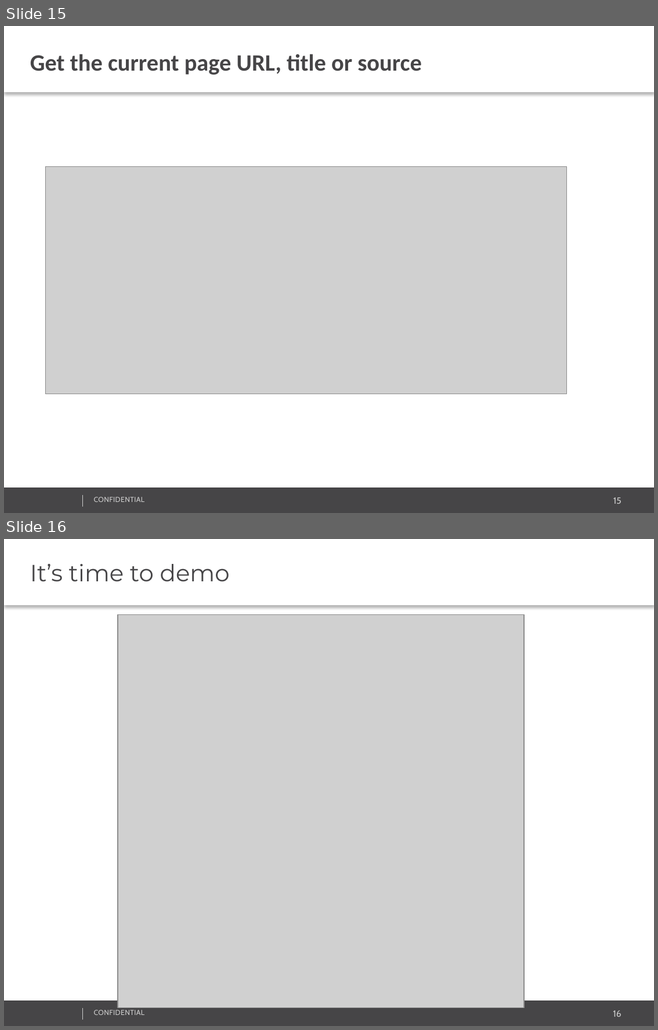
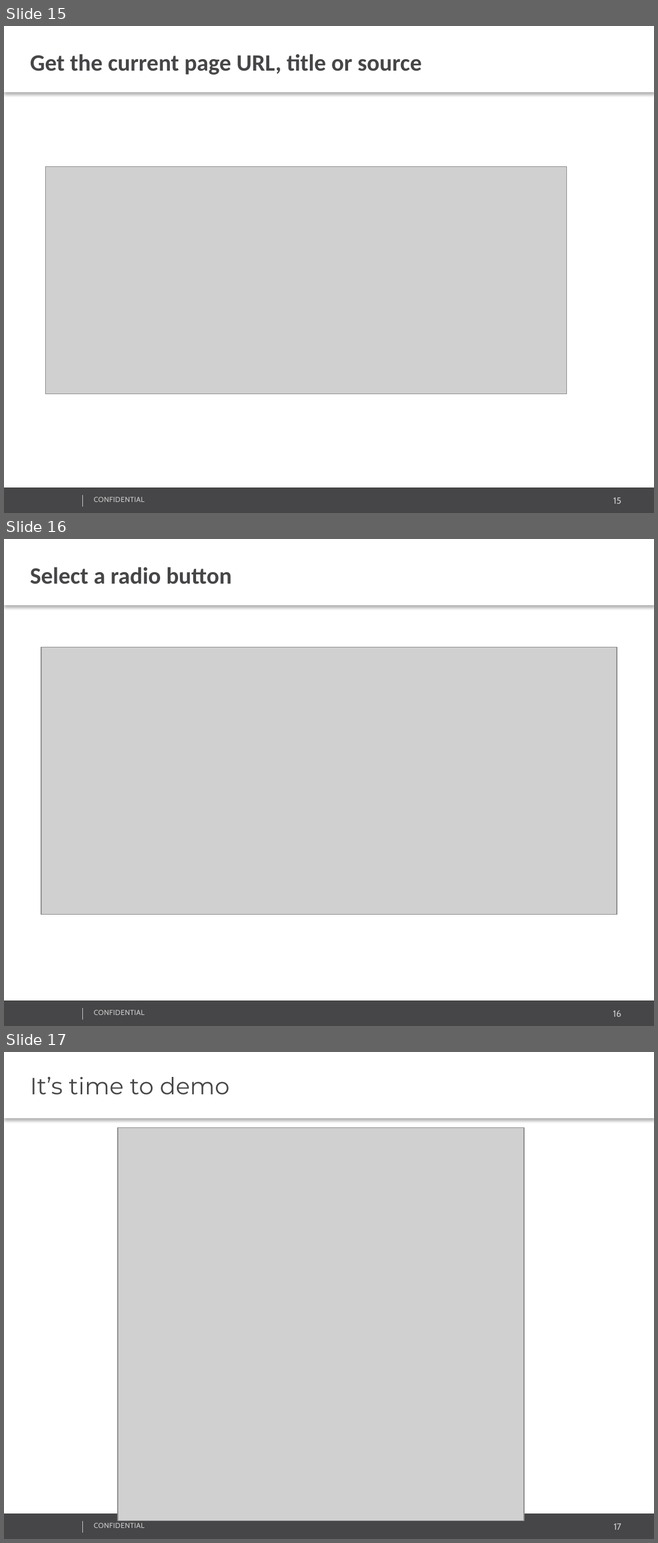
Before and after one commit to RamanPatsiayuk/Selenide, a slide deck: Selenide.pptx. Shown one above the other, each under a label of ours: slides 15 and 16 before the commit, slides 15, 16 and 17 after it. The pictures are 658x1030 and 658x1543 pixels, drawn with LibreOffice and Linux fonts; fonts in the diff are those of the drawing; grey boxes stand for pictures; background and template pictures are left out. Boxes give left, top, right and bottom in pixels: in the first picture for what was removed or moved away, otherwise in the second. Text is boxed around its words. In the diff, an @@ line names an element or a change of style, - is before the commit and + after.

```diff
--- a/Selenide.pptx
+++ b/Selenide.pptx
@@ slide 16 added at [4,539,654,1026], background #FFFFFF; not listed: 4 template elements that a slide beside it also shows @@
@@ text added at [4,539,654,605], fill #FFFFFF, 26 pt, text #464547, bold @@
+Select a radio button
@@ picture added at [41,647,616,914] @@
@@ what was slide 16 is now slide 17 @@
@@ page number at [614,1524,621,1530]: text changed @@
-16
+17
```
